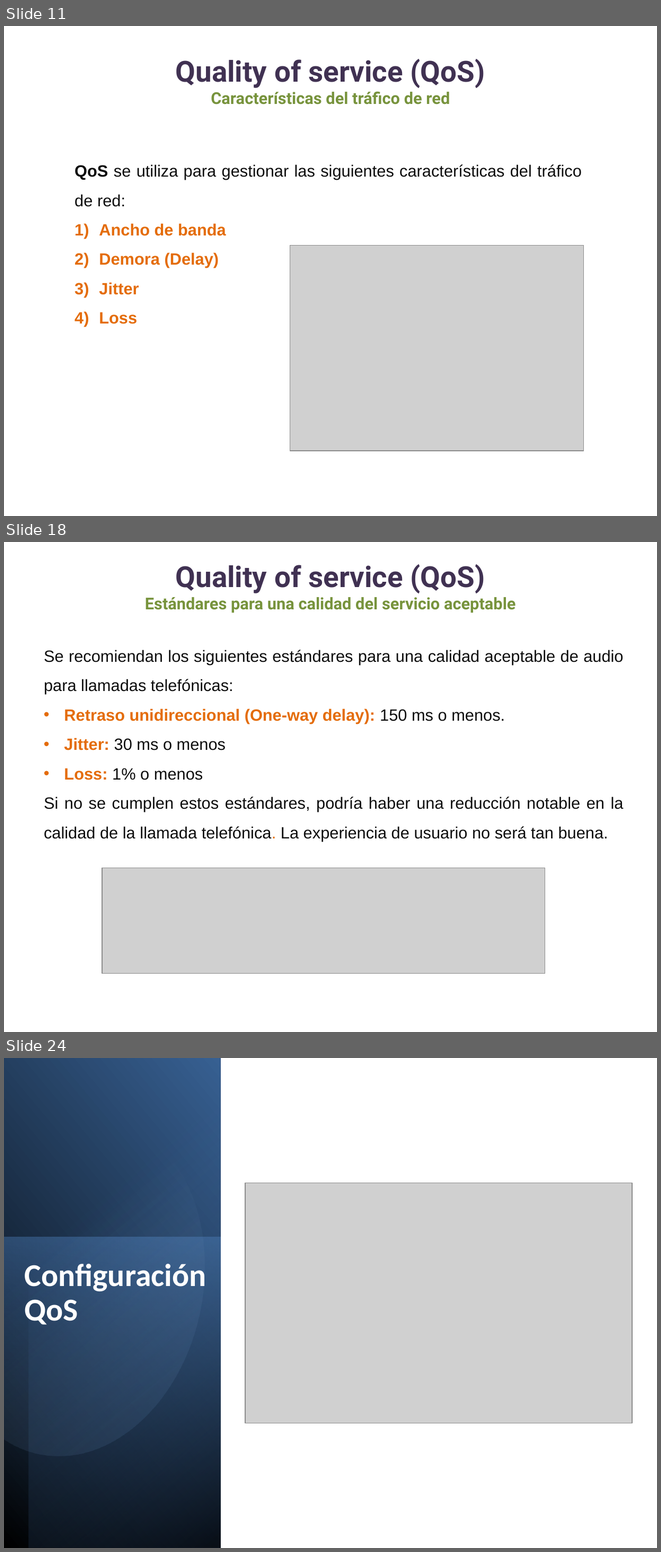
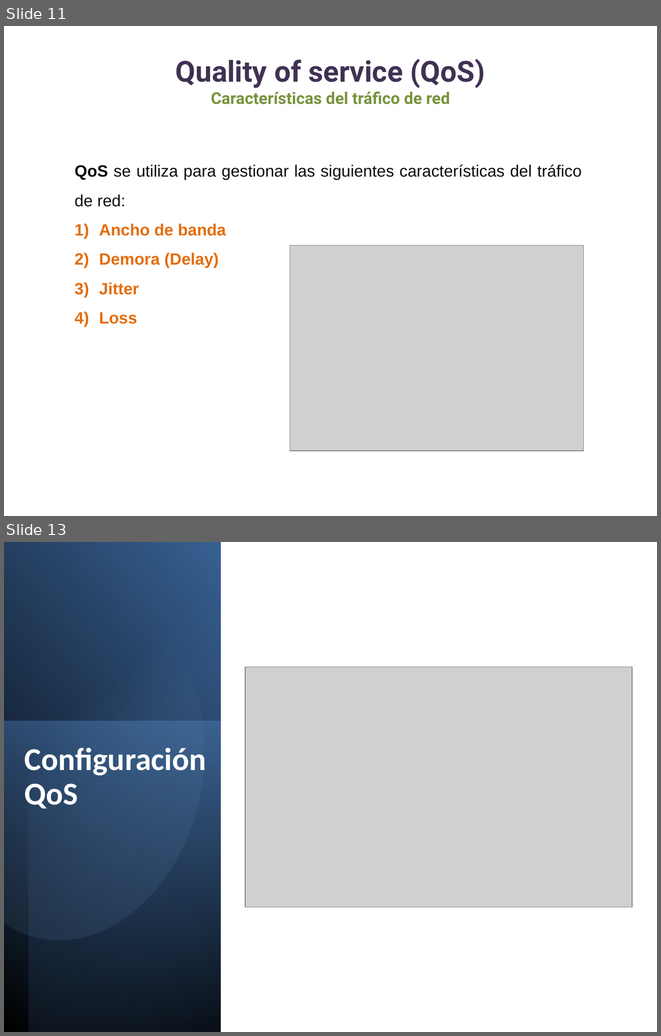
Before and after one commit to lizetheP/WAN, a slide deck: Calendario2025/Presentaciones/13_QoS.pptx. Shown one above the other, each under a label of ours: slides 11, 18 and 24 before the commit, slides 11 and 13 after it; the slides between them are not shown. The pictures are 661x1552 and 661x1036 pixels, drawn with LibreOffice and Linux fonts; fonts in the diff are those of the drawing; grey boxes stand for pictures. Boxes give left, top, right and bottom in pixels: in the first picture for what was removed or moved away, otherwise in the second. Text is boxed around its words. In the diff, an @@ line names an element or a change of style, - is before the commit and + after.

```diff
--- a/Calendario2025/Presentaciones/13_QoS.pptx
+++ b/Calendario2025/Presentaciones/13_QoS.pptx
@@ slide 18 removed at (4, 542, 657, 1032), background #FFFFFF @@
@@ text removed at (145, 564, 516, 613) @@
-Quality of service (QoS)
-Estándares para una calidad del servicio aceptable
@@ text removed at (44, 650, 624, 841) @@
-Se recomiendan los siguientes estándares para una calidad aceptable de audio para llamadas telefónicas:
-• Retraso unidireccional (One-way delay): 150 ms o menos.
-• Jitter: 30 ms o menos
-• Loss: 1% o menos
-Si no se cumplen estos estándares, podría haber una reducción notable en la calidad de la llamada telefónica. La experiencia de usuario no será tan buena.
@@ picture removed at (102, 868, 545, 973) @@
@@ what was slide 24 is now slide 13 @@
```
Also in this commit, not shown: 8 slides changed, 10 other slides removed, 29 other files.
